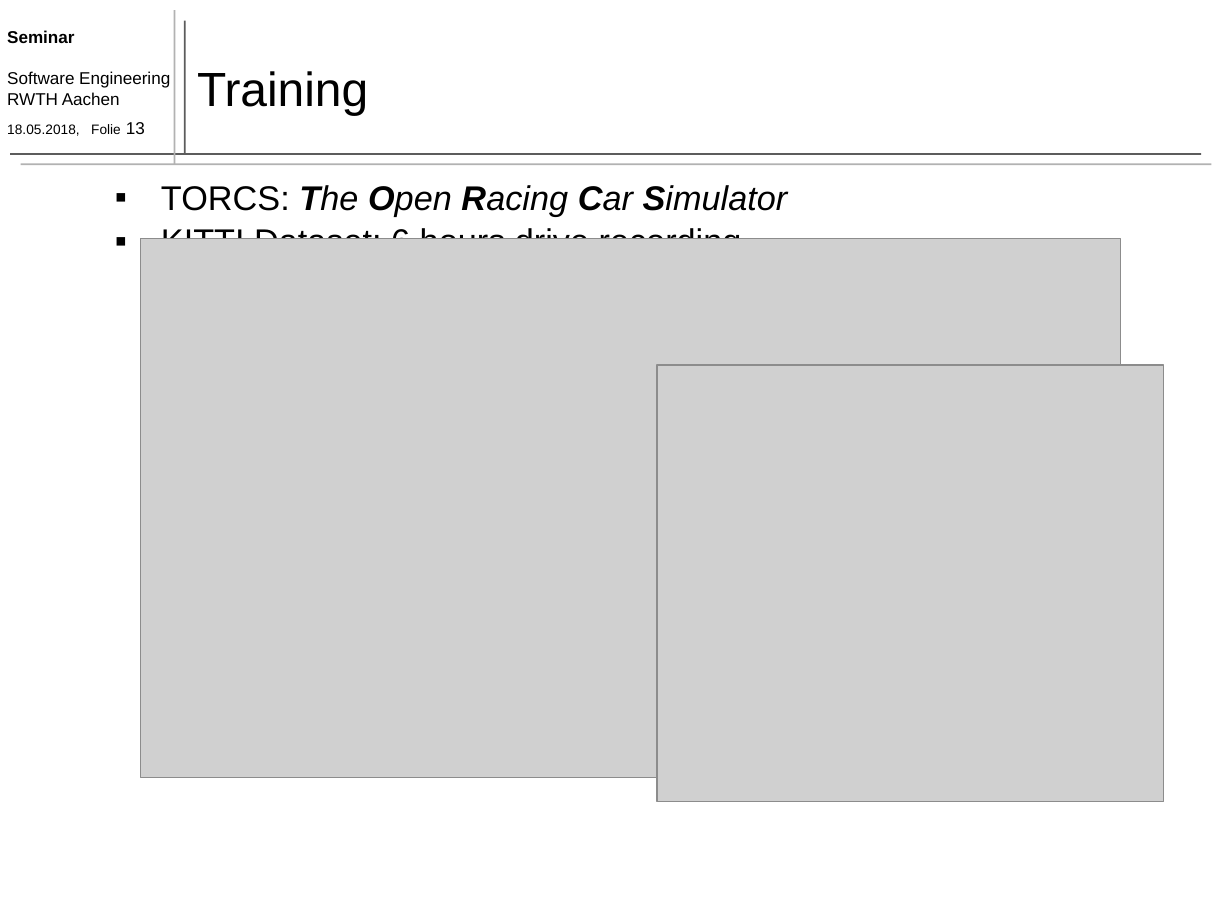
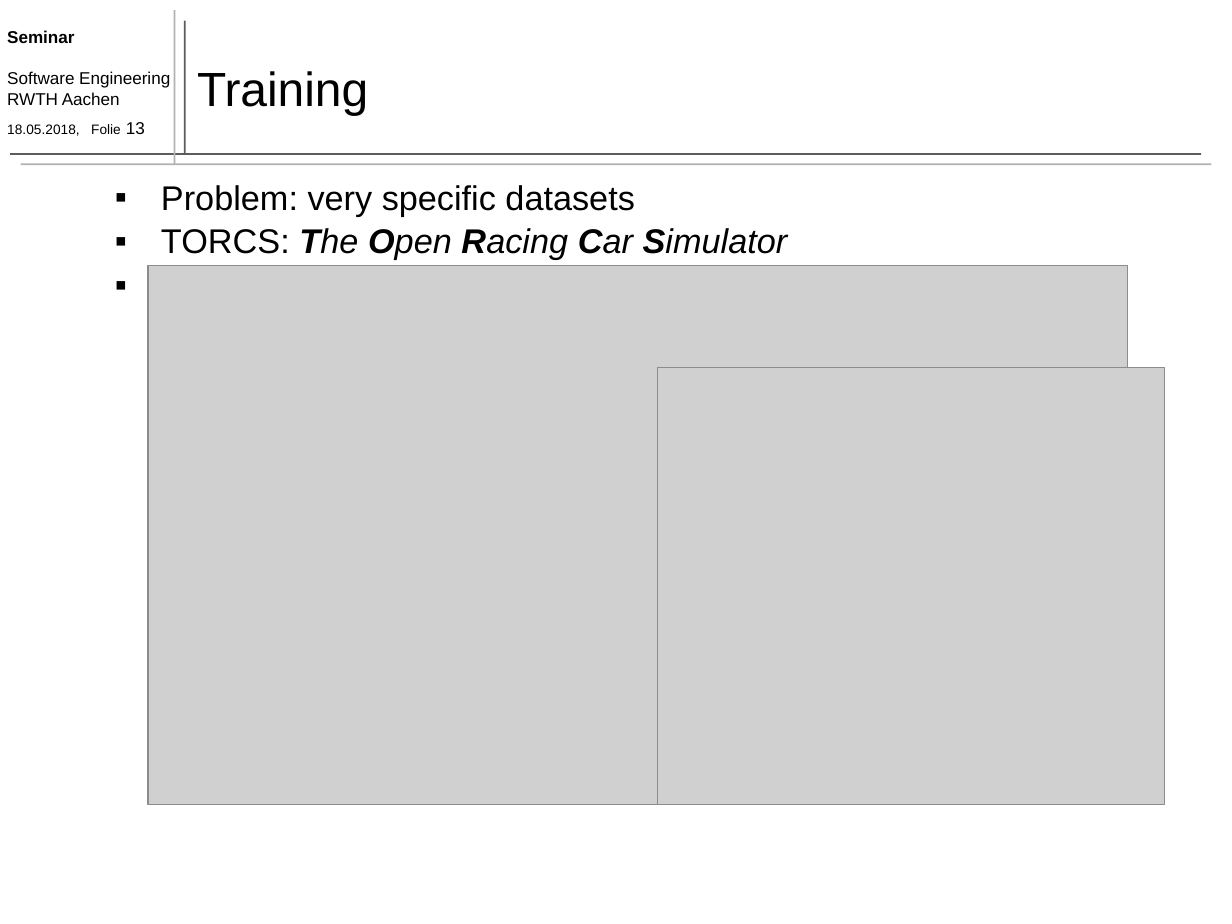
Before and after one commit to TimoBergerbusch/DeepLearningFuerAutonomesFahren, a slide deck: slide 13 of präsentation 11.06/präsentation - 11.06.pptx. Drawn at 1232x924 pixels with LibreOffice and Linux fonts; fonts in the diff are those of the drawing; grey boxes stand for pictures. Boxes give left, top, right and bottom in pixels: in the first picture for what was removed or moved away, otherwise in the second. Text is boxed around its words. In the diff, an @@ line names an element or a change of style, - is before the commit and + after.

```diff
--- a/präsentation 11.06/präsentation - 11.06.pptx
+++ b/präsentation 11.06/präsentation - 11.06.pptx
@@ text at bbox=[161, 185, 634, 216]: paragraph added @@
+▪ Problem: very specific datasets
@@ picture: place and size @@
-picture at bbox=[140, 239, 1120, 777]
+picture at bbox=[148, 266, 1127, 804]
```
Also in this commit, not shown: 3 other slides changed, 9 other files.
